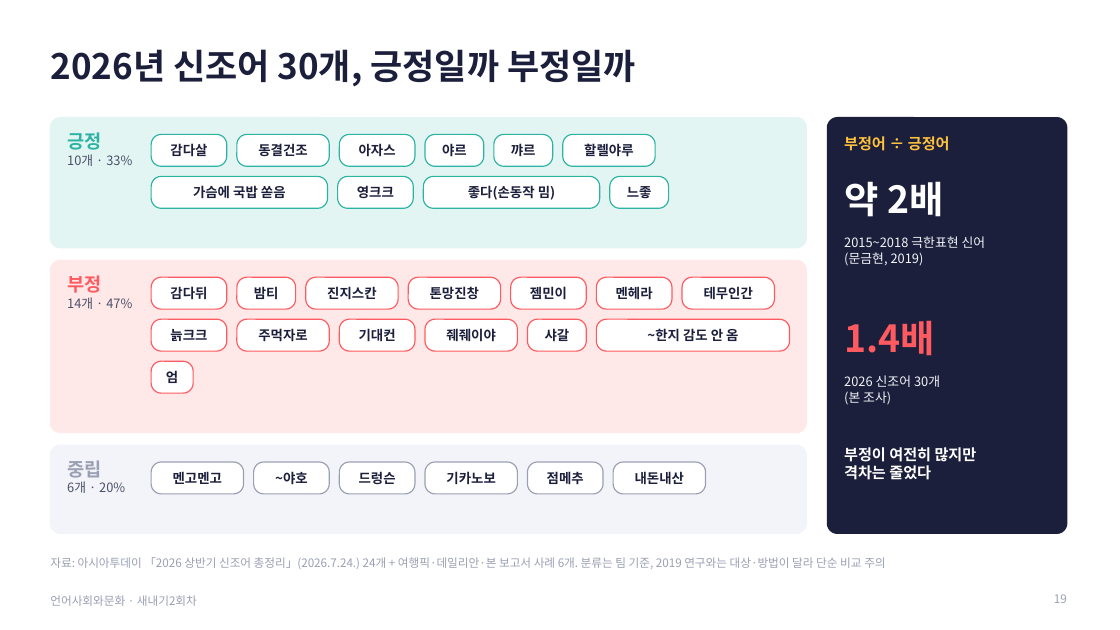
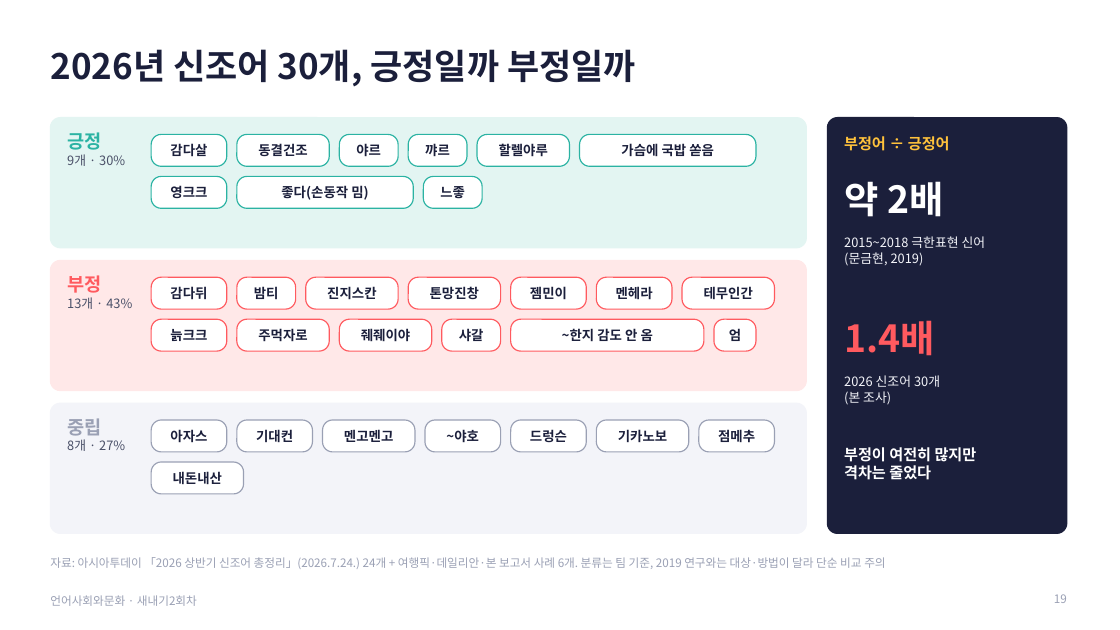
Before and after one commit to junseok7-cpu/hello, a slide deck: slide 19 of report/언어사회와문화_발표_새내기2회차.pptx. Drawn at 1120x630 pixels with LibreOffice and Linux fonts; fonts in the diff are those of the drawing. Boxes give left, top, right and bottom in pixels: in the first picture for what was removed or moved away, otherwise in the second. Text is boxed around its words. In the diff, an @@ line names an element or a change of style, - is before the commit and + after.

```diff
--- a/report/언어사회와문화_발표_새내기2회차.pptx
+++ b/report/언어사회와문화_발표_새내기2회차.pptx
@@ rounded rectangle "가슴에 국밥 쏟음": place and size @@
-rounded rectangle "가슴에 국밥 쏟음" at [151,176,328,208]
+rounded rectangle "가슴에 국밥 쏟음" at [580,134,756,166]
@@ text at [67,154,125,166]: text changed @@
-10개 · 33%
+9개 · 30%
@@ 3 rounded rectangles: place and size @@
-3 rounded rectangles at [338,176,669,208]
+3 rounded rectangles at [151,176,482,208]
@@ rounded rectangle: place and size @@
-rounded rectangle at [50,260,807,433]
+rounded rectangle at [50,260,807,391]
@@ rounded rectangle at [50,260,807,391]: proportions changed @@
@@ text at [67,297,132,309]: text changed @@
-14개 · 47%
+13개 · 43%
@@ 6 rounded rectangles: place and size @@
-6 rounded rectangles at [425,134,790,351]
+6 rounded rectangles at [339,134,704,351]
@@ rounded rectangle "엄": place and size @@
-rounded rectangle "엄" at [151,361,193,393]
+rounded rectangle "엄" at [714,319,756,351]
@@ rounded rectangle at [50,403,807,534]: proportions changed @@
@@ rounded rectangle: place and size @@
-rounded rectangle at [50,445,807,534]
+rounded rectangle at [50,403,807,534]
@@ text "중립": place and size @@
-text "중립" at [67,460,125,493]
+text "중립" at [67,418,125,451]
@@ text at [67,439,125,451]: text changed @@
-6개 · 20%
+8개 · 27%
@@ rounded rectangle "아자스": place and size @@
-rounded rectangle "아자스" at [339,134,415,166]
+rounded rectangle "아자스" at [151,420,227,452]
@@ rounded rectangle "아자스" at [151,420,227,452]: outline #2BB3A3 1 pt to #9AA0B4 1 pt @@
@@ rounded rectangle "기대컨": place and size @@
-rounded rectangle "기대컨" at [339,319,415,351]
+rounded rectangle "기대컨" at [237,420,313,452]
@@ rounded rectangle "기대컨" at [237,420,313,452]: outline #FF5A5F 1 pt to #9AA0B4 1 pt @@
@@ 5 rounded rectangles: place and size @@
-5 rounded rectangles at [151,462,603,494]
+5 rounded rectangles at [323,420,775,452]
@@ rounded rectangle "내돈내산": place and size @@
-rounded rectangle "내돈내산" at [613,462,706,494]
+rounded rectangle "내돈내산" at [151,462,244,494]
```
Also in this commit, not shown: 1 other slide changed, 3 other files.
